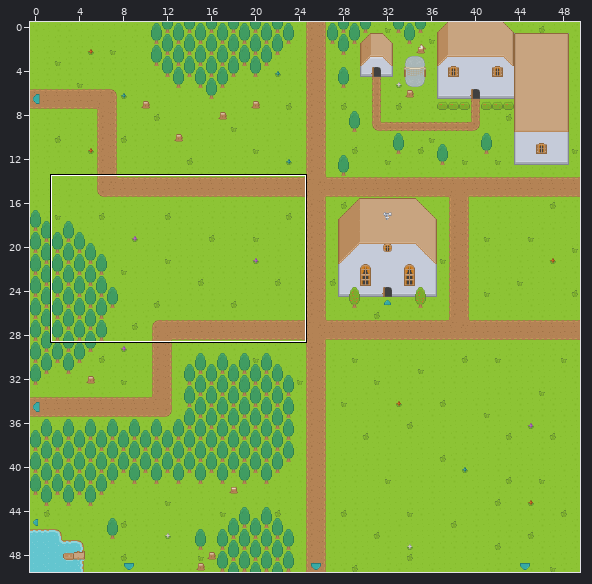
Two versions of a level (Tiled map (JSON), client/maps/The Village.json). Above, an overview of the earlier version with the close-up marked.
Close-up. Old version:
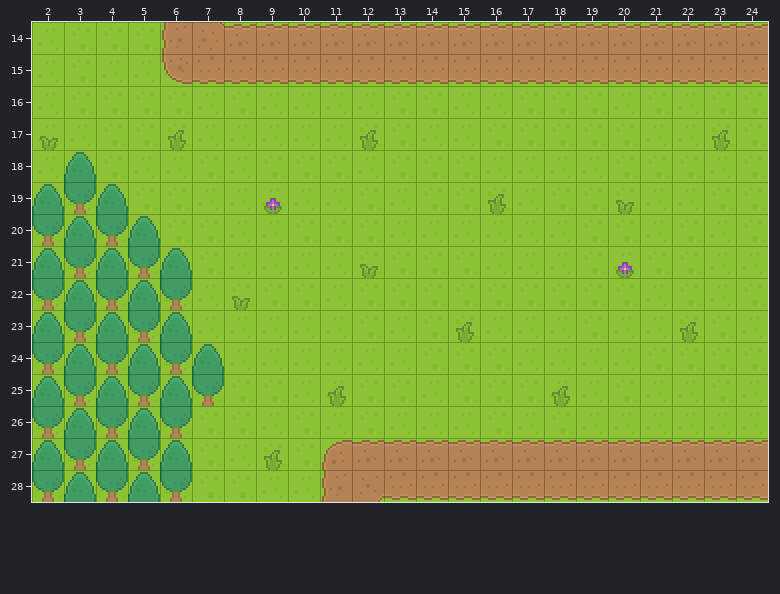
Cells are 16x16 px. Shown: x 2..24, y 14..28.
New version:
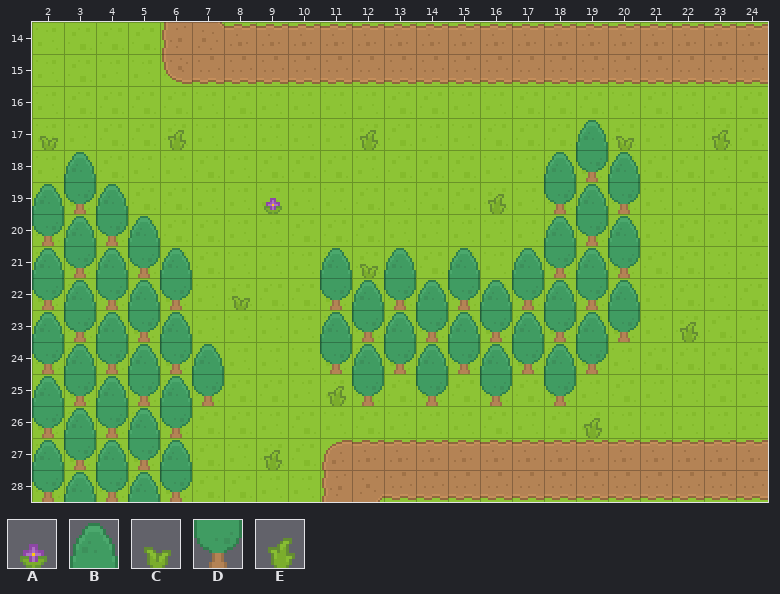
Key: from "roguelikeSheet": A 804, B 875, C 882, D 961, E 968.
_ is an empty cell.
Tiles replaced or removed in this view: A, C, E.
The exact change:
Changed rows in their new state; . is an unchanged cell.
Layer "Deco0":
first column x 11:
17 .........C
18 ........D.
19 .......DBD
20 .......BDB
21 .......DBD
22 D.D.D.DBDB
23 BDBDBDBDBD
24 DBDBDBDBD.
25 .D.D.D.D..
26 ........E.
Layer "Above0":
first column x 11:
17 ........B.
18 .......B.B
21 B.B.B.B...
22 .B.B.B....
Changed places in both close-ups, as pixel boxes (x1, y1, x2, y2):
changed: (320, 120, 640, 438)
